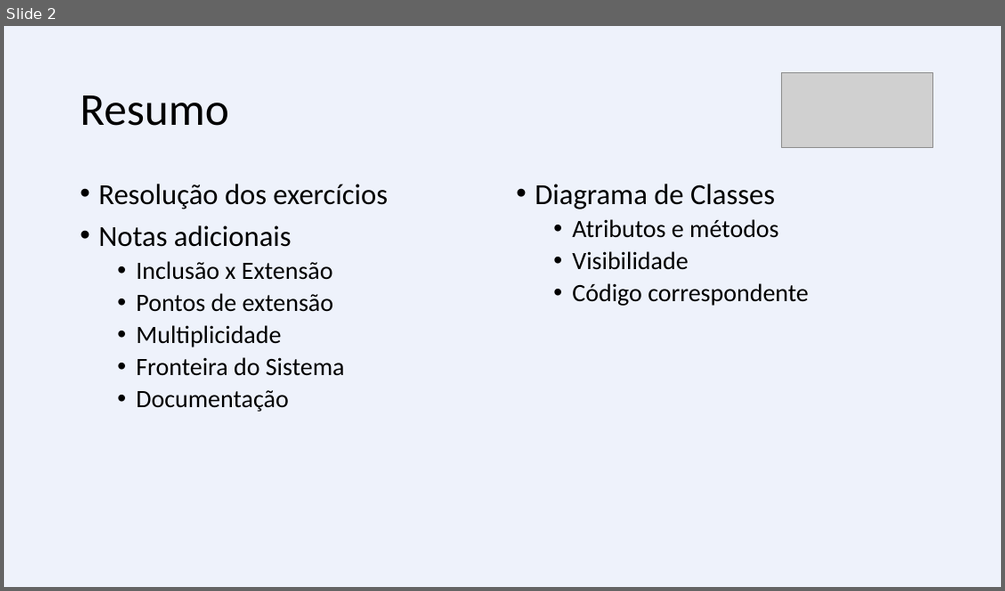
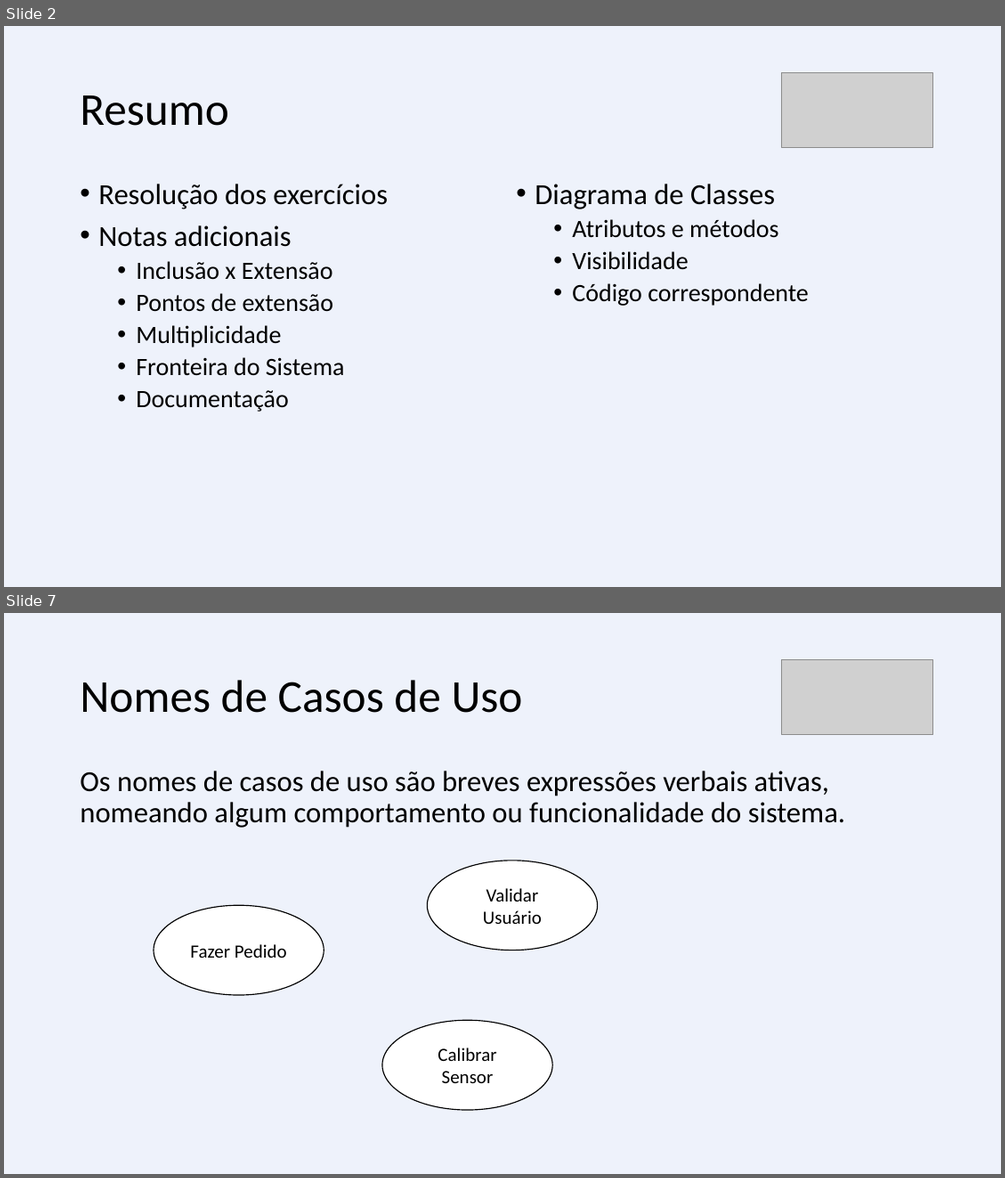
Before and after one commit to prof-gustavo/aula_dois, a slide deck: Material/Aula 5 (23-08-2016).pptx. Shown one above the other, each under a label of ours: slide 2 before the commit, slides 2 and 7 after it; the slides between them are not shown. The pictures are 1005x591 and 1005x1178 pixels, drawn with LibreOffice and Linux fonts; fonts in the diff are those of the drawing; grey boxes stand for pictures. Boxes give left, top, right and bottom in pixels: in the first picture for what was removed or moved away, otherwise in the second. Text is boxed around its words. In the diff, an @@ line names an element or a change of style, - is before the commit and + after.

```diff
--- a/Material/Aula 5 (23-08-2016).pptx
+++ b/Material/Aula 5 (23-08-2016).pptx
@@ slide 7 added at bbox=[4, 613, 1001, 1174], background #EEF2FB @@
@@ picture added at bbox=[781, 660, 932, 734] @@
@@ title added at bbox=[80, 680, 523, 713], 44 pt, text #000000 @@
+Nomes de Casos de Uso
@@ text added at bbox=[80, 771, 845, 827], 28 pt, text #000000 @@
+Os nomes de casos de uso são breves expressões verbais ativas, nomeando algum comportamento ou funcionalidade do sistema.
@@ ellipse added at bbox=[428, 860, 598, 950], fill #FFFFFF, outline #000000 1 pt, 18 pt, text #000000 @@
+Validar Usuário
@@ ellipse added at bbox=[154, 906, 324, 995], fill #FFFFFF, outline #000000 1 pt, 18 pt, text #000000 @@
+Fazer Pedido
@@ ellipse added at bbox=[382, 1020, 553, 1110], fill #FFFFFF, outline #000000 1 pt, 18 pt, text #000000 @@
+Calibrar Sensor
```
Also in this commit, not shown: 16 slides changed, 2 other files.
